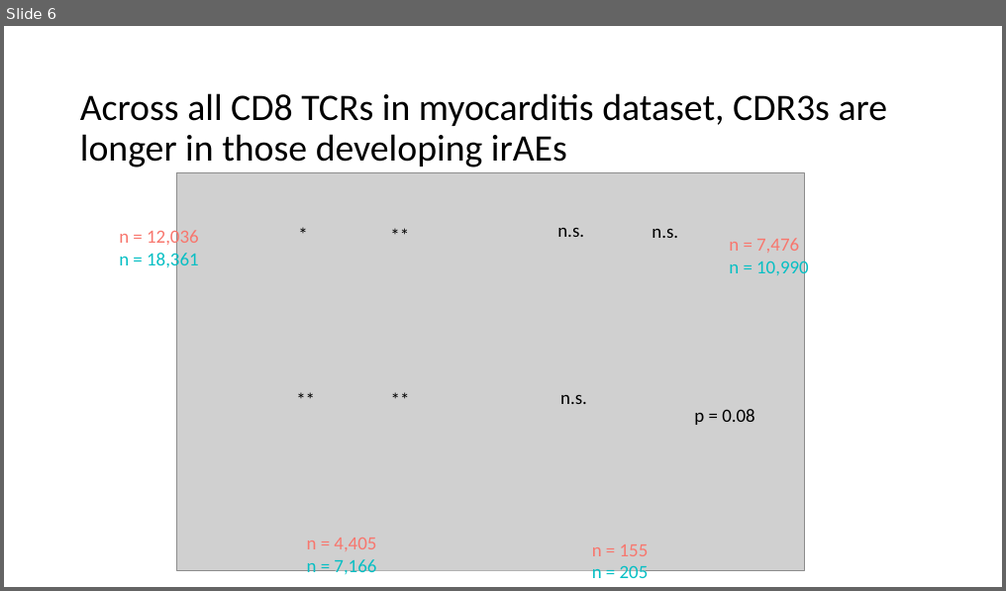
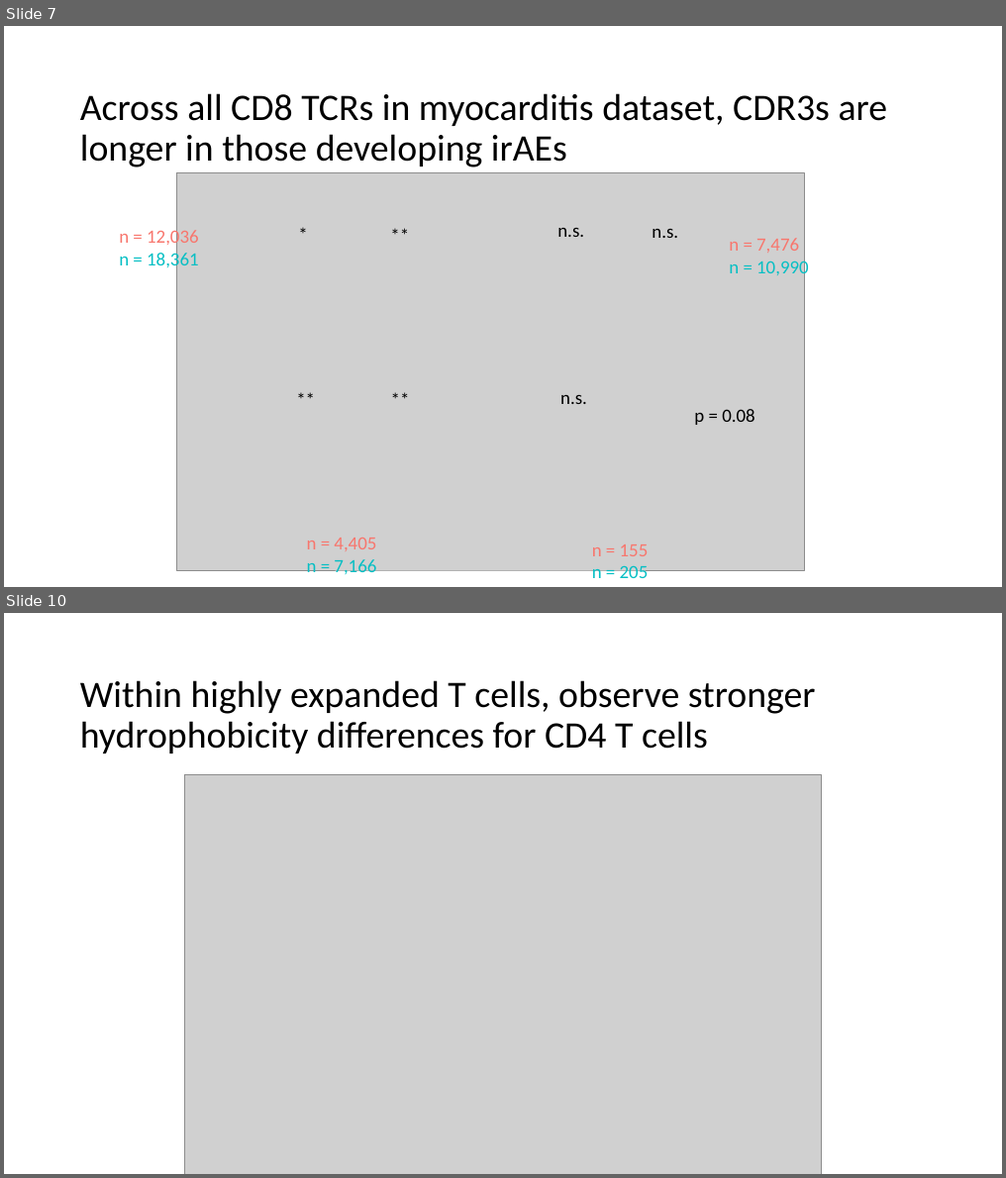
Before and after one commit to tybottorff/bottorffdocs, a slide deck: linsley_postdoc/presentations/weekly_meetings/11_16_23.pptx. Shown one above the other, each under a label of ours: slide 6 before the commit, slides 7 and 10 after it; the slides between them are not shown. The pictures are 1006x591 and 1006x1178 pixels, drawn with LibreOffice and Linux fonts; fonts in the diff are those of the drawing; grey boxes stand for pictures. Boxes give left, top, right and bottom in pixels: in the first picture for what was removed or moved away, otherwise in the second. Text is boxed around its words. In the diff, an @@ line names an element or a change of style, - is before the commit and + after.

```diff
--- a/linsley_postdoc/presentations/weekly_meetings/11_16_23.pptx
+++ b/linsley_postdoc/presentations/weekly_meetings/11_16_23.pptx
@@ slide 10 added at box(4, 613, 1002, 1174), background #FFFFFF @@
@@ title added at box(80, 680, 816, 754), 36 pt, text #000000 @@
+Within highly expanded T cells, observe stronger hydrophobicity differences for CD4 T cells
@@ picture added at box(185, 774, 822, 1174) @@
@@ what was slide 6 is now slide 7 @@
```
Also in this commit, not shown: 1 slide changed, 2 other slides added, 1 other file.
